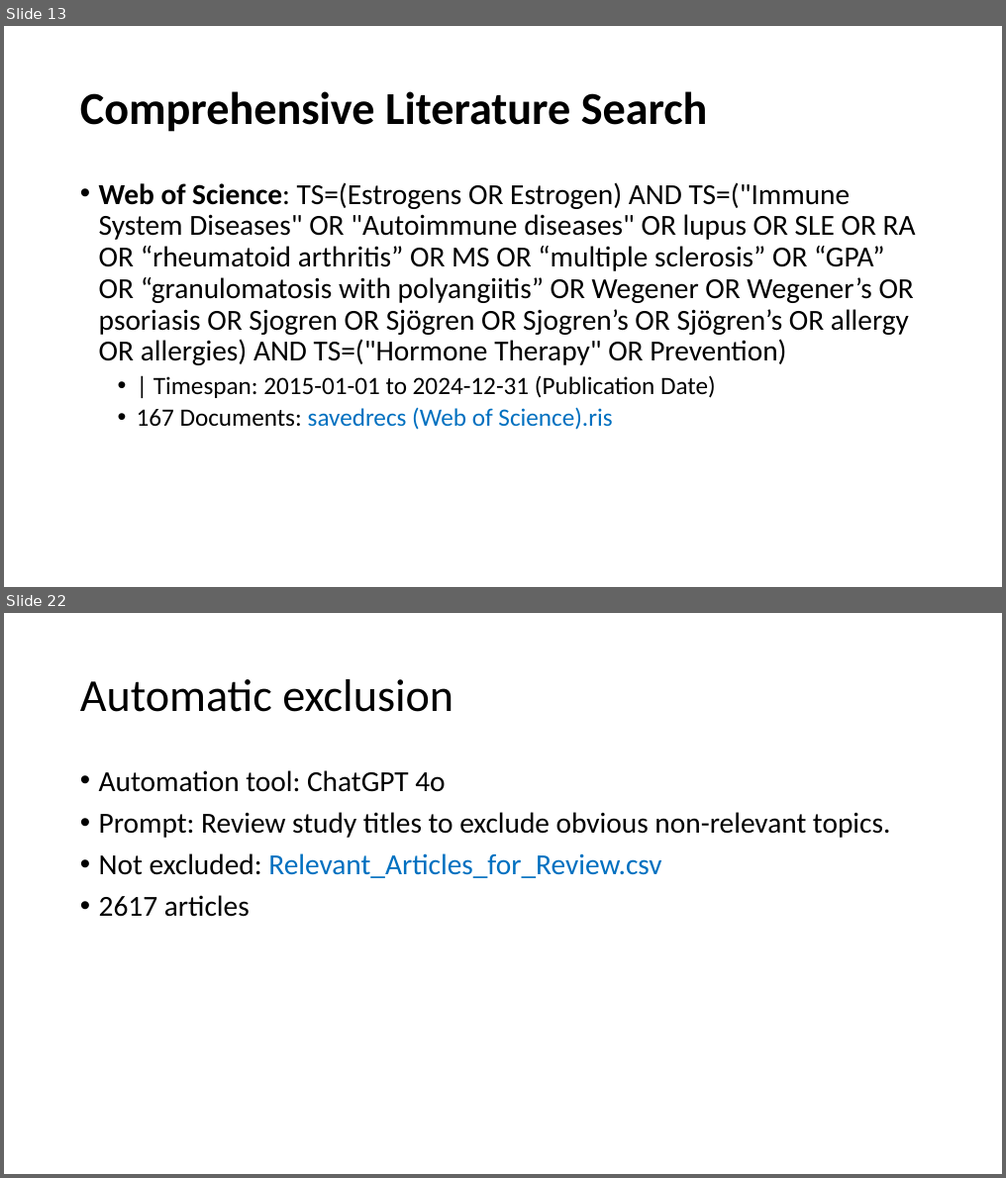
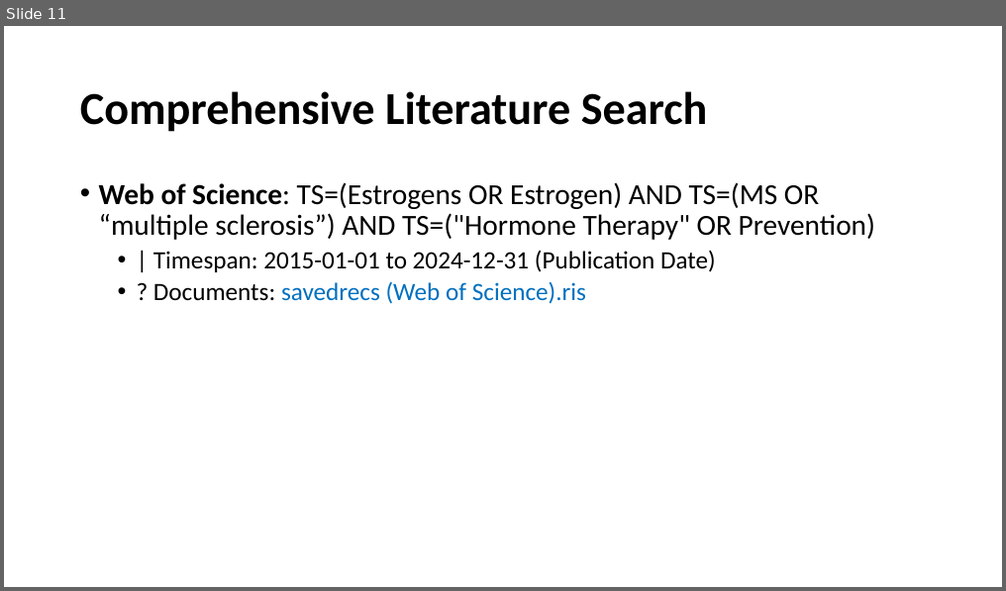
Before and after one commit to BruceChen034020/EstrogenMultipleSclerosisSystematicReview, a slide deck: Estrogen as an immunomodulator for multiple sclerosis.pptx. Shown one above the other, each under a label of ours: slides 13 and 22 before the commit, slide 11 after it; the slides between them are not shown. The pictures are 1006x1178 and 1006x591 pixels, drawn with LibreOffice and Linux fonts; fonts in the diff are those of the drawing. Boxes give left, top, right and bottom in pixels: in the first picture for what was removed or moved away, otherwise in the second. Text is boxed around its words. In the diff, an @@ line names an element or a change of style, - is before the commit and + after.

```diff
--- a/Estrogen as an immunomodulator for multiple sclerosis.pptx
+++ b/Estrogen as an immunomodulator for multiple sclerosis.pptx
@@ slide 22 removed at box(4, 613, 1002, 1174), background #FFFFFF @@
@@ title removed at box(80, 679, 453, 712) @@
-Automatic exclusion
@@ text removed at box(99, 770, 890, 917) @@
-• Automation tool: ChatGPT 4o
-• Prompt: Review study titles to exclude obvious non-relevant topics.
-• Not excluded: Relevant_Articles_for_Review.csv
-• 2617 articles
@@ what was slide 13 is now slide 11 @@
@@ slide 11 changed as well @@
@@ text at box(99, 182, 875, 240): text changed @@
-• Web of Science: TS=(Estrogens OR Estrogen) AND TS=("Immune System Diseases" OR "Autoimmune diseases" OR lupus OR SLE OR RA OR “rheumatoid arthritis” OR MS OR “multiple sclerosis” OR “GPA” OR “granulomatosis with polyangiitis” OR Wegener OR Wegener’s OR psoriasis OR Sjogren OR Sjögren OR Sjogren’s OR Sjögren’s OR allergy OR allergies) AND TS=("Hormone Therapy" OR Prevention)
+• Web of Science: TS=(Estrogens OR Estrogen) AND TS=(MS OR “multiple sclerosis”) AND TS=("Hormone Therapy" OR Prevention)
@@ text at box(153, 281, 586, 304): text changed @@
-  • 167 Documents: savedrecs (Web of Science).ris
+  • ? Documents: savedrecs (Web of Science).ris
```
Also in this commit, not shown: 11 other slides changed, 1 slide added, 13 other slides removed.
